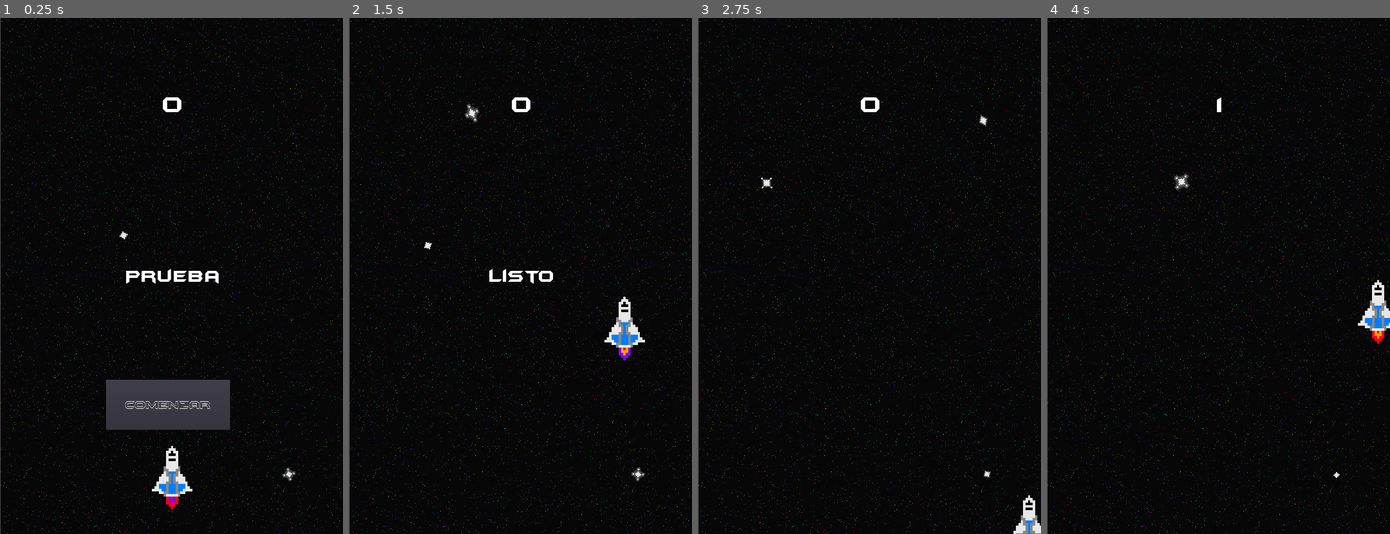
Above: before the commit, frames 1-4 (left to right).
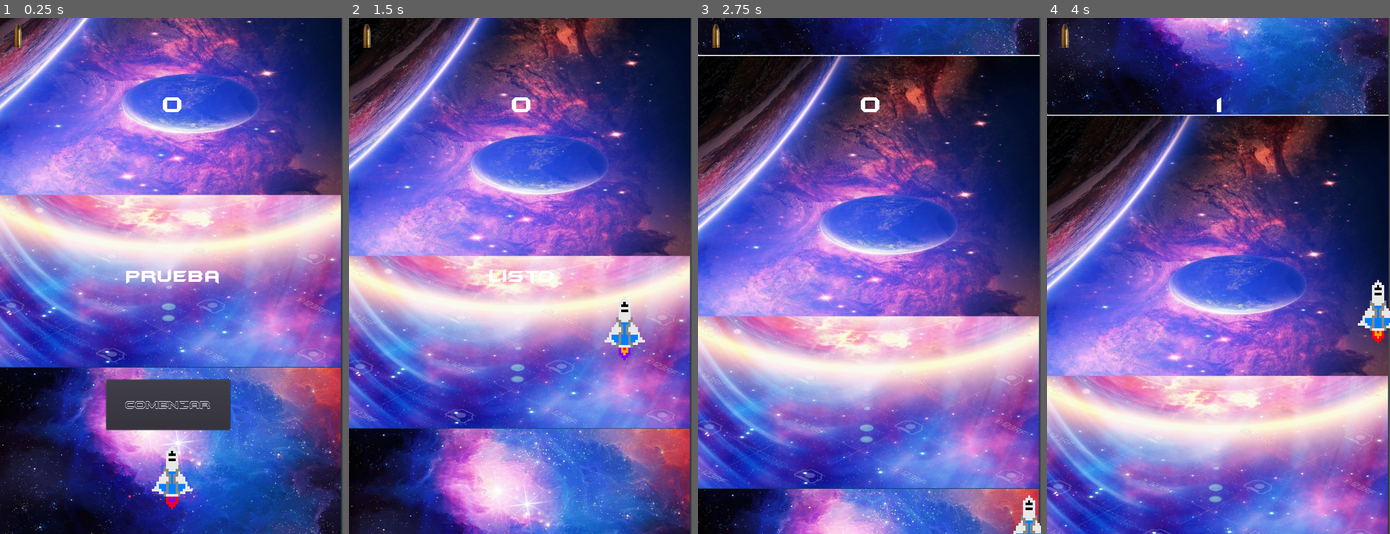
Above: after the commit, the same moments.

Repository: Adrian0910/Proyecto_1.0
Game: Godot game, scene res://main.tscn
The game is run twice, just before and just after one commit, with the same random seed, the same clock (stepped at 60 frames per second) and the same inputs.
Inputs:
- Up to frame 1 (0.25 s): no input
- Up to frame 2 (1.5 s): click "Comenzar" at 0.5 s; hold Right (ui_right) from 1.28 s (still down); hold Space (disparar_player, bound only after the commit) from 1.28 s (still down)
- Up to frame 3 (2.75 s): release Right (ui_right) at 2.03 s; release Space (disparar_player, bound only after the commit) at 2.03 s; hold Down (ui_down) from 2.03 s (still down); tap Space (disparar_player, bound only after the commit) at 2.1 s
- Up to frame 4 (4 s): release Down (ui_down) at 2.78 s; hold Right (ui_right) 2.78-3.53 s; hold Space (disparar_player, bound only after the commit) 2.78-3.53 s; hold Up (ui_up) from 3.53 s (still down); tap Space (disparar_player, bound only after the commit) at 3.6 s

The runs differ from the first frame. In frame 1, 92% of the frame differs, in the area x 0-100%, y 0-100%; in frame 2, 95%; in frame 3, 92%; in frame 4, 93%.
Error after the commit: Parse Error: The method "set_fixed_process" isn't declared in the current class. (res://Bala.gd:13)

Commit message:
Creacion de Balas
Se comienza la creacion de las balas para el jugador

Diff:
--- /dev/null
+++ b/Tacos inc/Bala.gd
@@ -0,0 +1,25 @@
+extends KinematicBody2D
+
+# Declare member variables here. Examples:
+# var a = 2
+# var b = "text"
+var direccion = Vector2() setget _set_direccion
+var velocidad = Vector2()
+export var vel_lateral = 50
+export var vel_max = 150
+
+# Called when the node enters the scene tree for the first time.
+func _ready():
+	set_fixed_process(true)
+	velocidad.x = 0
+	velocidad.y = 0
+
+func _fixed_process(delta):
+	velocidad.x = direccion * vel_lateral
+	var movimiento = velocidad + delta
+	move(movimiento)
+
+func _set_direccion(value):
+	direccion=Vector2(value,0)
+
+	pass
--- /dev/null
+++ b/Tacos inc/Bala.tscn
@@ -0,0 +1,21 @@
+[gd_scene load_steps=4 format=2]
+
+[ext_resource path="res://Bala.gd" type="Script" id=1]
+[ext_resource path="res://Sprite/bullet.png" type="Texture" id=2]
+
+[sub_resource type="CapsuleShape2D" id=1]
+radius = 7.79012
+height = 34.6914
+
+[node name="Bala" type="KinematicBody2D"]
+position = Vector2( 37.3333, 37.5309 )
+script = ExtResource( 1 )
+__meta__ = {
+"_edit_group_": true
+}
+
+[node name="BalaSprite" type="Sprite" parent="."]
+texture = ExtResource( 2 )
+
+[node name="BalaColition" type="CollisionShape2D" parent="."]
+shape = SubResource( 1 )
--- a/Tacos inc/Bg_Galaxia.tscn
+++ b/Tacos inc/Bg_Galaxia.tscn
@@ -20,6 +20,22 @@
 "values": [ Vector2( 356.907, -199.889 ), Vector2( 356.907, 4.469 ), Vector2( 356.907, 204.469 ), Vector2( 356.907, 404.469 ), Vector2( 356.907, 604.469 ), Vector2( 356.907, 804.469 ), Vector2( 356.907, 1004.47 ), Vector2( 356.907, 1083.74 ) ]
 }
 
+[sub_resource type="Animation" id=2]
+resource_name = "nueva"
+length = 13.0
+tracks/0/type = "value"
+tracks/0/path = NodePath("Sprite:position")
+tracks/0/interp = 1
+tracks/0/loop_wrap = true
+tracks/0/imported = false
+tracks/0/enabled = true
+tracks/0/keys = {
+"times": PoolRealArray( 0, 10 ),
+"transitions": PoolRealArray( 1, 1 ),
+"update": 0,
+"values": [ Vector2( 356.907, -199.889 ), Vector2( 356.907, -110.879 ) ]
+}
+
 [node name="Bg_Galaxia" type="ParallaxBackground"]
 
 [node name="P_node" type="Node2D" parent="."]
@@ -27,8 +43,9 @@
 
 [node name="AP_Galaxia" type="AnimationPlayer" parent="P_node"]
 anims/Dsplazamiento = SubResource( 1 )
+anims/nueva = SubResource( 2 )
 
 [node name="Sprite" type="Sprite" parent="P_node"]
-position = Vector2( 356.907, 1083.74 )
+position = Vector2( 356.907, 704.469 )
 rotation = 1.5708
 texture = ExtResource( 2 )
--- a/Tacos inc/Nave.gd
+++ b/Tacos inc/Nave.gd
@@ -27,6 +27,9 @@
 	position.y = clamp(position.y,25, limiteVentana.y-50)
 
 
+	#if(Input.is_action_pressed("disparar_player")):
+
+
 func inicio(pos):
 		position = pos
 		$CollisionShape2D.disabled = false
--- a/Tacos inc/main.tscn
+++ b/Tacos inc/main.tscn
@@ -2,25 +2,21 @@
 
 [ext_resource path="res://main.gd" type="Script" id=1]
 [ext_resource path="res://Obstaculos.tscn" type="PackedScene" id=2]
-[ext_resource path="res://estrellutas_animadas.tscn" type="PackedScene" id=3]
-[ext_resource path="res://Nave.tscn" type="PackedScene" id=4]
+[ext_resource path="res://Nave.tscn" type="PackedScene" id=3]
+[ext_resource path="res://Bg_Galaxia.tscn" type="PackedScene" id=4]
 [ext_resource path="res://Interfaz.tscn" type="PackedScene" id=5]
-
-[sub_resource type="Curve2D" id=1]
-_data = {
-"points": PoolVector2Array( 0, 0, 0, 0, -2.479, 0.336472, 0, 0, 0, 0, 712.254, 0.336472, 0, 0, 0, 0, 715.957, 1077.99, 0, 0, 0, 0, -2.479, 1074.29, 0, 0, 0, 0, -2.479, 0.336472 )
-}
+[ext_resource path="res://Bala.tscn" type="PackedScene" id=6]
 
 [node name="Node" type="Node"]
 script = ExtResource( 1 )
 Barra_enemigo = ExtResource( 2 )
 
-[node name="ParallaxBackground" parent="." instance=ExtResource( 3 )]
-
-[node name="Nave" parent="." instance=ExtResource( 4 )]
+[node name="Nave" parent="." instance=ExtResource( 3 )]
 
 [node name="Enemigo_timer" type="Timer" parent="."]
 wait_time = 4.0
+
+[node name="Bg_Galaxia" parent="." instance=ExtResource( 4 )]
 
 [node name="Score_timer" type="Timer" parent="."]
 
@@ -31,16 +27,14 @@
 [node name="Posicion_inicio" type="Position2D" parent="."]
 position = Vector2( 378.516, 614.859 )
 
-[node name="Camino_enemigo" type="Path2D" parent="."]
-curve = SubResource( 1 )
-
-[node name="Posicion_enemigo" type="PathFollow2D" parent="Camino_enemigo"]
-position = Vector2( -2.479, 0.336472 )
-rotation = -7.59271e-009
-
 [node name="Interfaz" parent="." instance=ExtResource( 5 )]
 
 [node name="Posicion_barra" type="Position2D" parent="."]
+
+[node name="Bala" parent="." instance=ExtResource( 6 )]
+
+[node name="Bala2" parent="." instance=ExtResource( 6 )]
+position = Vector2( 545.833, -155.969 )
 [connection signal="body_entered" from="Nave" to="Nave" method="_on_Nave_body_entered"]
 [connection signal="golpe" from="Nave" to="." method="_on_Nave_golpe"]
 [connection signal="timeout" from="Enemigo_timer" to="." method="_on_Enemigo_timer_timeout"]
--- a/Tacos inc/project.godot
+++ b/Tacos inc/project.godot
@@ -25,6 +25,14 @@
 window/size/height=1080
 window/stretch/mode="2d"
 
+[input]
+
+disparar_player={
+"deadzone": 0.5,
+"events": [ Object(InputEventKey,"resource_local_to_scene":false,"resource_name":"","device":0,"alt":false,"shift":false,"control":false,"meta":false,"command":false,"pressed":false,"scancode":32,"unicode":0,"echo":false,"script":null)
+ ]
+}
+
 [rendering]
 
 environment/default_environment="res://default_env.tres"
Not shown: 1 places in Tacos inc/Bg_Galaxia.tscn that only renumber resources
Not shown, changed: Tacos inc/Sprite/5.png.import
Not shown, changed: Tacos inc/Sprite/Background.jpeg.import
Not shown, changed: Tacos inc/Sprite/Nave1.00.jpg.import
Not shown, changed: Tacos inc/Sprite/Nave1.00.png.import
Not shown, changed: Tacos inc/Sprite/Nave_transparente.png.import
Binary file added: Tacos inc/Sprite/Terminado.gif
Binary file added: Tacos inc/Sprite/bullet.png
Not shown, added: Tacos inc/Sprite/bullet.png.import
Not shown, changed: Tacos inc/Sprite/nave2.0.png.import
Not shown, changed: Tacos inc/Sprite/nave2.png.import
Not shown, changed: Tacos inc/Sprite/sprite-space-shuttle-story-spacecraft-2d-computer-graphics-ship-space-craft-thumb.jpg.import
